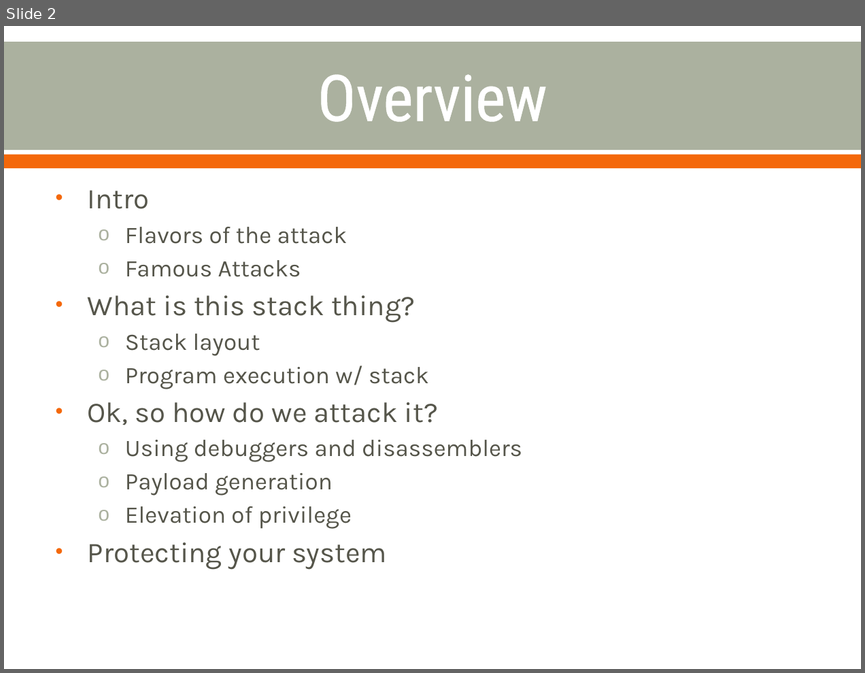
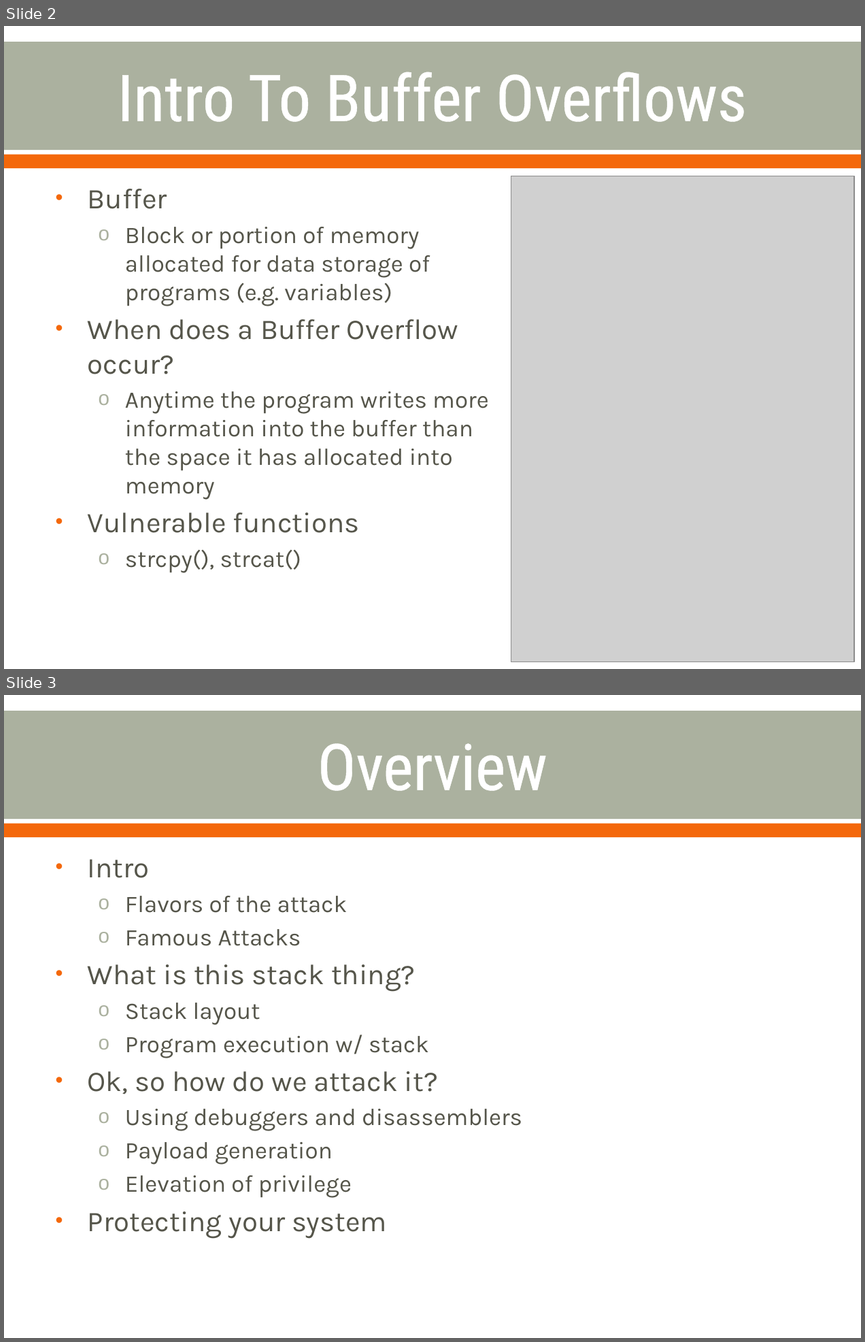
Before and after one commit to cornwe19/cse825, a slide deck: Buffer Overflow Attacks.pptx. Shown one above the other, each under a label of ours: slide 2 before the commit, slides 2 and 3 after it. The pictures are 865x673 and 865x1342 pixels, drawn with LibreOffice and Linux fonts; fonts in the diff are those of the drawing; grey boxes stand for pictures. Boxes give left, top, right and bottom in pixels: in the first picture for what was removed or moved away, otherwise in the second. Text is boxed around its words. In the diff, an @@ line names an element or a change of style, - is before the commit and + after.

```diff
--- a/Buffer Overflow Attacks.pptx
+++ b/Buffer Overflow Attacks.pptx
@@ slide 2 added at (4,26,861,669), background #FFFFFF; not listed: 2 template elements that a slide beside it also shows @@
@@ title added at (118,72,747,122), 54 pt, text #FFFFFF @@
+Intro To Buffer Overflows
@@ text added at (88,189,489,573), 20 pt, text #55554A @@
+• Buffer
+  o Block or portion of memory allocated for data storage of programs (e.g. variables)
+• When does a Buffer Overflow occur?
+  o Anytime the program writes more information into the buffer than the space it has allocated into memory
+• Vulnerable functions
+  o strcpy(), strcat()
@@ picture added at (511,176,854,662) @@
@@ what was slide 2 is now slide 3 @@
```
Also in this commit, not shown: 5 other slides added, 1 slide removed.
